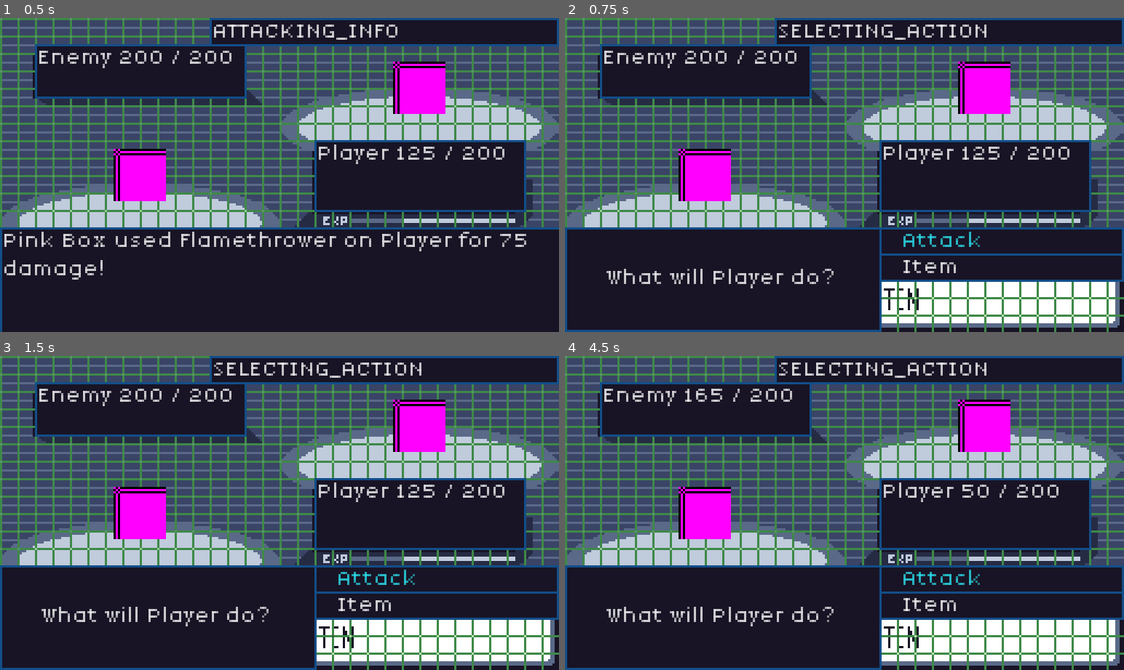
Above: before the commit, frames 1-4 (two rows, left to right).
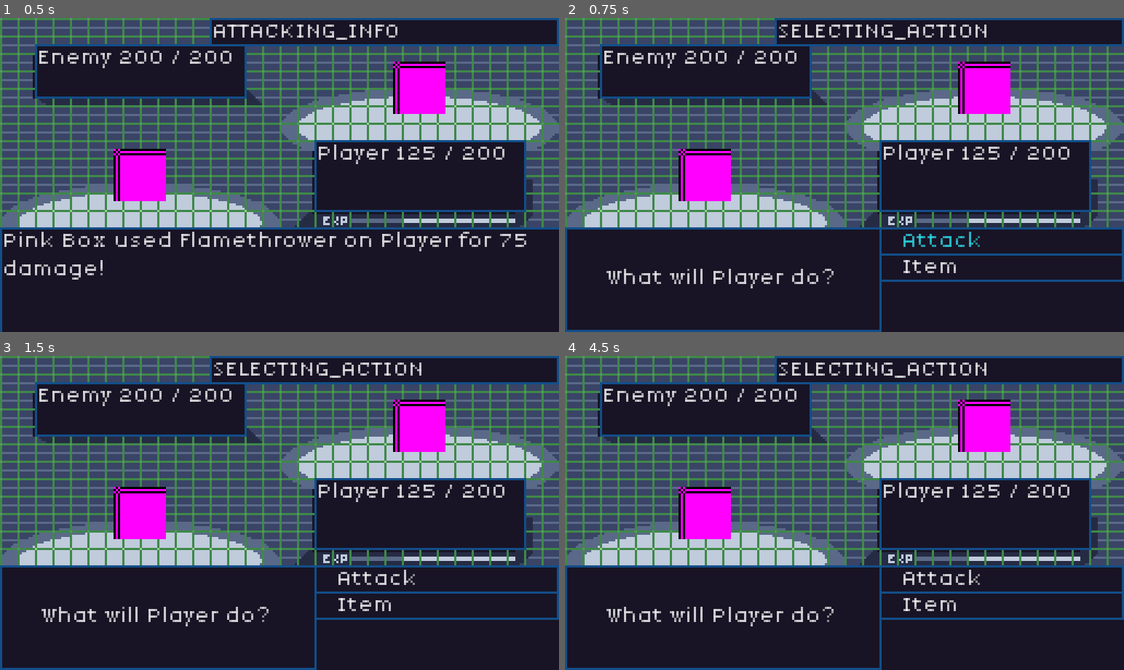
Above: after the commit, the same moments.

Repository: JakeTaussig/rpg-rougelike
Game: Godot game, scene res://scenes/battle.tscn
Two runs of this game, one before a commit and one after it. Both use one fixed random seed, a clock stepped at 60 frames per second and the inputs below.
Inputs (mouse positions are in pixels of both pictures, inside the frame that each line leads up to):
- Up to frame 1 (0.5 s): no input
- Up to frame 2 (0.75 s): click "Continue" at 0.5 s
- Up to frame 3 (1.5 s): click (279, 616) at 1.25 s, where only the run after the commit has a clickable "Continue"
- Up to frame 4 (4.5 s): click "Attack" at 2 s; click (654, 591) at 2.75 s, where only the run before the commit has a clickable "Tackle"; click (1001, 604) at 3.5 s, where only the run after the commit has a clickable "Item"; click (1001, 578) at 4.25 s, where only the run after the commit has a clickable "Attack"

Frame 1 is identical in both runs. In frame 2, 6.2% of the frame differs, in the area x 56-100%, y 84-100%; in frame 3, 6.4%; in frame 4, 7.2%, in the area x 21-100%, y 10-100%.

Commit message:
state fix

Diff:
--- a/scripts/battle.gd
+++ b/scripts/battle.gd
@@ -23,14 +23,12 @@
 	var old_state = state
 	state = new_state
 	%StateDisplay.text = State.keys()[state]
-
 	if old_state == State.SELECTING_ACTION:
 		%PlayerPrompt.visible = false
 		%Action.visible = false
 	elif old_state == State.SELECTING_ATTACK:
 		%Moves.visible = false
 	elif old_state == State.ATTACKING_INFO:
-		%BattleStatus.visible = false
 		if %Enemy.hp <= 0:
 			%BattleStatus.text = "%s defeated %s" % [%Player.character_name, %Enemy.character_name]
 			_update_state(State.GAME_END)
@@ -39,7 +37,10 @@
 			%BattleStatus.text = "%s defeated %s" % [%Enemy.character_name, %Player.character_name]
 			_update_state(State.GAME_END)
 			return
-
+		# Don't move this. This is specific to when both the old state and new state are ATTACKING_INFO
+		elif state == State.ATTACKING_INFO:
+			await _wait_for_action("ui_accept")
+			%BattleStatus.visible = false
 	if state == State.SELECTING_ACTION:
 		%PlayerPrompt.visible = true
 		%PlayerPrompt.text = label_text
@@ -100,15 +101,13 @@
 		var effectiveness_multiplier: float = attacker.get_effectiveness_modifier(attacker.moves[index], target)
 		message = "%s used %s on %s for %d damage!" % [attacker.character_name, used_move_name, target.character_name, damage]
 		_update_state(State.ATTACKING_INFO, message)
-		await _wait_for_action("ui_accept")
+
 		if effectiveness_multiplier > 1.0:
 			message = "%s was super effective!" % used_move_name
 			_update_state(State.ATTACKING_INFO, message)
-			_wait_for_action("ui_accept")
 		elif effectiveness_multiplier < 1.0:
 			message = "%s was not very effective!" % used_move_name
 			_update_state(State.ATTACKING_INFO, message)
-			_wait_for_action("ui_accept")
 	# This should only be status effects for now
 	else:
 		var status_effect_string = String(MovesData.StatusEffect.find_key(target.status_effect)).to_lower()
